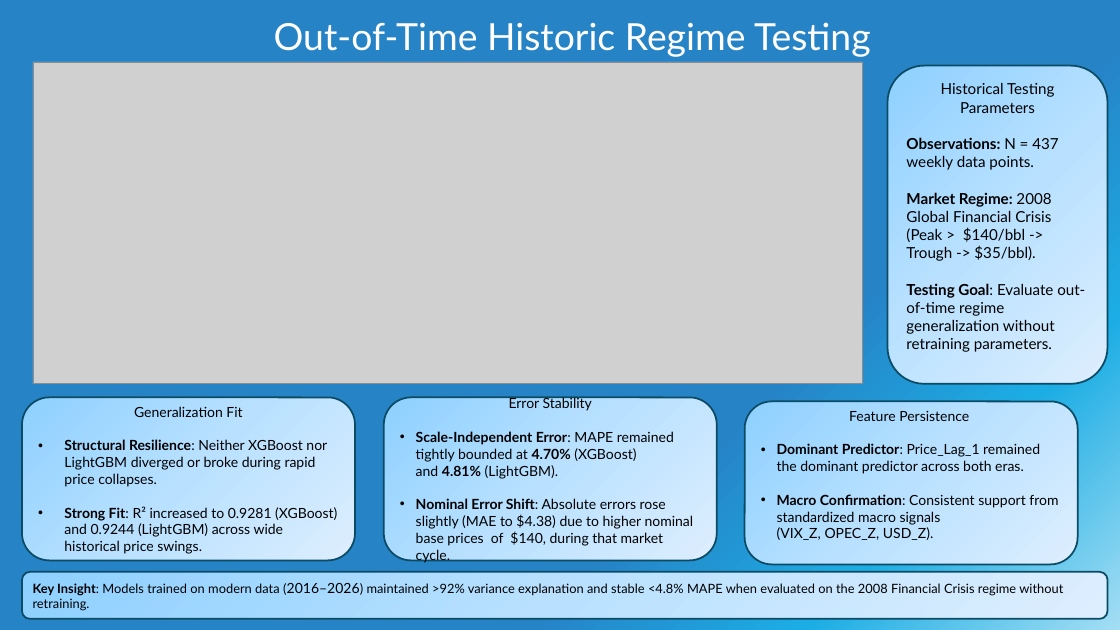
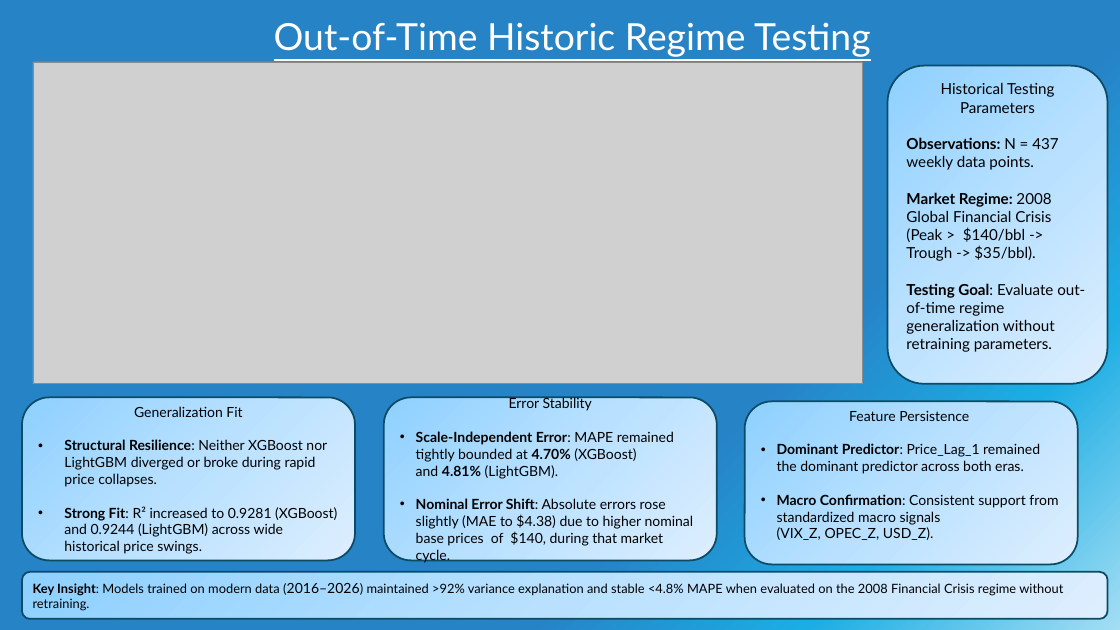
Before and after one commit to amohaf32/Time-Series-Forecast-Platform-Brent-Crude-Oil, a slide deck: slide 6 of presentations/Final Presentation .pptx (slide 7 before the commit). Drawn at 1120x630 pixels with LibreOffice and Linux fonts; fonts in the diff are those of the drawing; grey boxes stand for pictures. Boxes give left, top, right and bottom in pixels: in the first picture for what was removed or moved away, otherwise in the second. Text is boxed around its words. In the diff, an @@ line names an element or a change of style, - is before the commit and + after.

```diff
--- a/presentations/Final Presentation .pptx
+++ b/presentations/Final Presentation .pptx
@@ title "Out-of-Time Historic Regime Testing" at (274, 22, 871, 57): underline on @@
```
Also in this commit, not shown: 8 other slides changed, 1 slide added, 1 slide removed, 5 other files.
